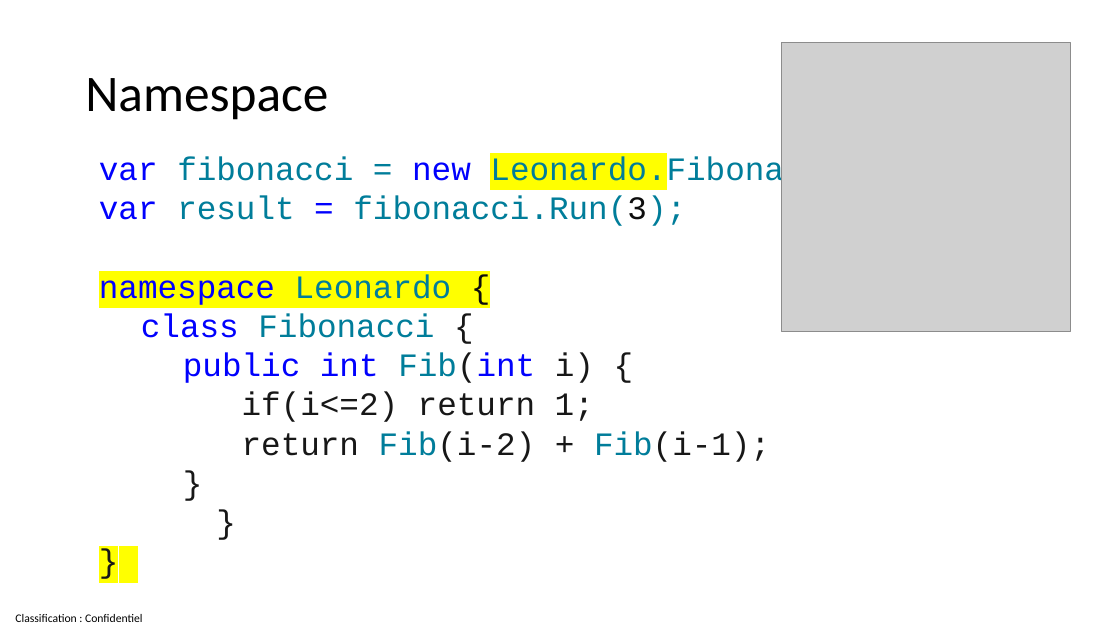
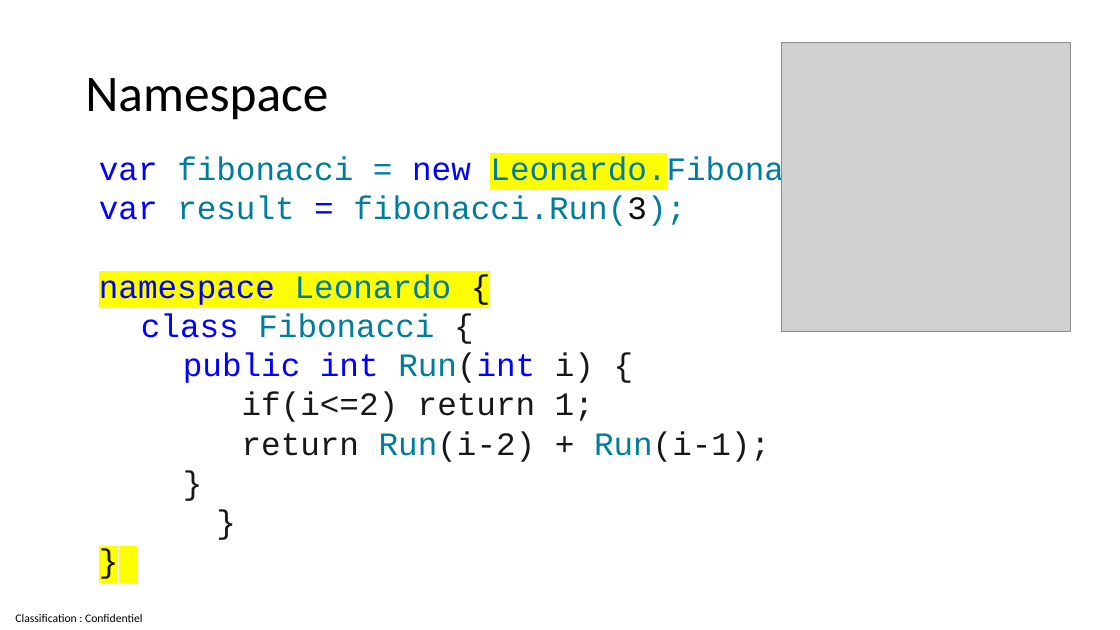
Before and after one commit to guillaume-chervet/course.dotnet, a slide deck: slide 54 of documentations/dotnet8.pptx. Drawn at 1120x630 pixels with LibreOffice and Linux fonts; fonts in the diff are those of the drawing; grey boxes stand for pictures. Boxes give left, top, right and bottom in pixels: in the first picture for what was removed or moved away, otherwise in the second. Text is boxed around its words. In the diff, an @@ line names an element or a change of style, - is before the commit and + after.

```diff
--- a/documentations/dotnet8.pptx
+++ b/documentations/dotnet8.pptx
@@ text at <box>183,352,594,383</box>: text changed @@
-    public int Fib(int i) {
+    public int Run(int i) {
@@ text at <box>242,431,770,462</box>: text changed @@
-    return Fib(i-2) + Fib(i-1);
+    return Run(i-2) + Run(i-1);
```
Also in this commit, not shown: 11 other slides changed, 1 slide added.
